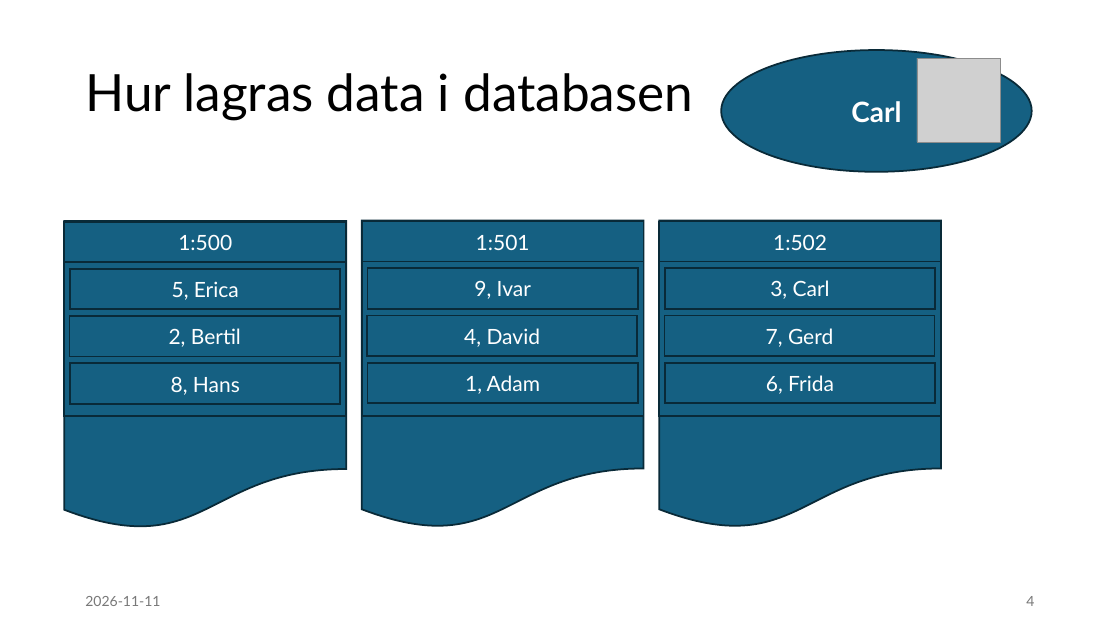
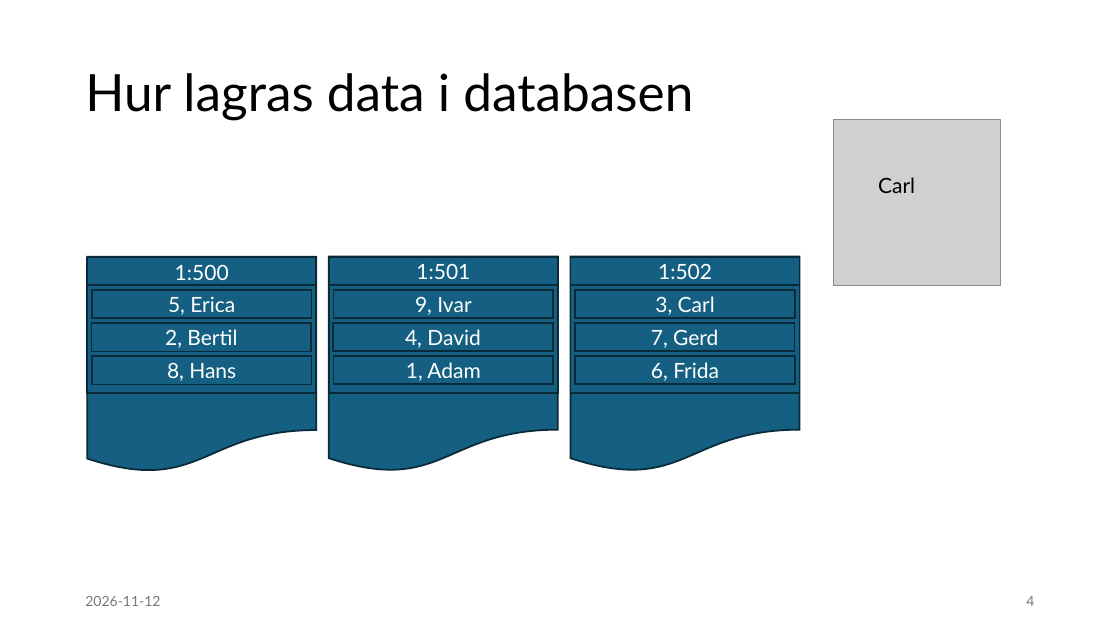
Before and after one commit to moppis/indexing, a slide deck: slide 4 of presentation/Indexering.pptx. Drawn at 1120x630 pixels with LibreOffice and Linux fonts; fonts in the diff are those of the drawing; grey boxes stand for pictures. Boxes give left, top, right and bottom in pixels: in the first picture for what was removed or moved away, otherwise in the second. Text is boxed around its words. In the diff, an @@ line names an element or a change of style, - is before the commit and + after.

Commit message:
presentation update

```diff
--- a/presentation/Indexering.pptx
+++ b/presentation/Indexering.pptx
@@ picture removed at [918, 58, 1002, 142] @@
@@ picture added at [834, 119, 1001, 286] @@
@@ text "Carl": place and size @@
-text "Carl" at [722, 50, 1033, 172]
+text "Carl" at [878, 177, 915, 193]
@@ text "Carl" at [878, 177, 915, 193]: size 24 to 18 pt, text colour #FFFFFF to #000000, bold off; alignment centre to left; vertical alignment middle to top; fill #156082 to none; outline #092A39 1.5 pt to none @@
@@ rectangle "1:500": place and size @@
-rectangle "1:500" at [65, 222, 346, 262]
+rectangle "1:500" at [87, 257, 317, 286]
@@ flow chart document: place and size @@
-flow chart document at [65, 221, 346, 530]
+flow chart document at [87, 257, 317, 473]
@@ rectangle "1:501": place and size @@
-rectangle "1:501" at [362, 222, 644, 262]
+rectangle "1:501" at [329, 257, 559, 286]
@@ flow chart document: place and size @@
-flow chart document at [362, 221, 644, 530]
+flow chart document at [329, 256, 559, 472]
@@ rectangle "1:502": place and size @@
-rectangle "1:502" at [660, 222, 941, 262]
+rectangle "1:502" at [571, 257, 800, 286]
@@ flow chart document: place and size @@
-flow chart document at [660, 221, 941, 530]
+flow chart document at [571, 256, 800, 472]
@@ rectangle: place and size @@
-rectangle at [65, 262, 346, 417]
+rectangle at [87, 286, 317, 393]
@@ rectangle "5, Erica": place and size @@
-rectangle "5, Erica" at [71, 269, 341, 309]
+rectangle "5, Erica" at [92, 290, 311, 318]
@@ rectangle: place and size @@
-rectangle at [362, 261, 644, 416]
+rectangle at [329, 285, 559, 392]
@@ rectangle "9, Ivar": place and size @@
-rectangle "9, Ivar" at [368, 268, 639, 308]
+rectangle "9, Ivar" at [334, 290, 553, 318]
@@ rectangle: place and size @@
-rectangle at [660, 261, 941, 416]
+rectangle at [571, 285, 800, 392]
@@ rectangle "3, Carl": place and size @@
-rectangle "3, Carl" at [665, 268, 936, 308]
+rectangle "3, Carl" at [576, 290, 795, 318]
@@ rectangle "2, Bertil": place and size @@
-rectangle "2, Bertil" at [70, 316, 340, 356]
+rectangle "2, Bertil" at [92, 323, 311, 352]
@@ rectangle "4, David": place and size @@
-rectangle "4, David" at [367, 316, 638, 356]
+rectangle "4, David" at [334, 323, 553, 351]
@@ rectangle "7, Gerd": place and size @@
-rectangle "7, Gerd" at [665, 316, 935, 356]
+rectangle "7, Gerd" at [575, 323, 794, 351]
@@ rectangle "8, Hans": place and size @@
-rectangle "8, Hans" at [71, 363, 341, 403]
+rectangle "8, Hans" at [92, 356, 311, 385]
@@ rectangle "1, Adam": place and size @@
-rectangle "1, Adam" at [368, 363, 639, 403]
+rectangle "1, Adam" at [334, 356, 553, 385]
@@ rectangle "6, Frida": place and size @@
-rectangle "6, Frida" at [665, 363, 936, 403]
+rectangle "6, Frida" at [576, 356, 795, 385]
@@ text at [85, 596, 160, 606]: text changed @@
-2026-11-11
+2026-11-12
```
Also in this commit, not shown: 19 other slides changed.
